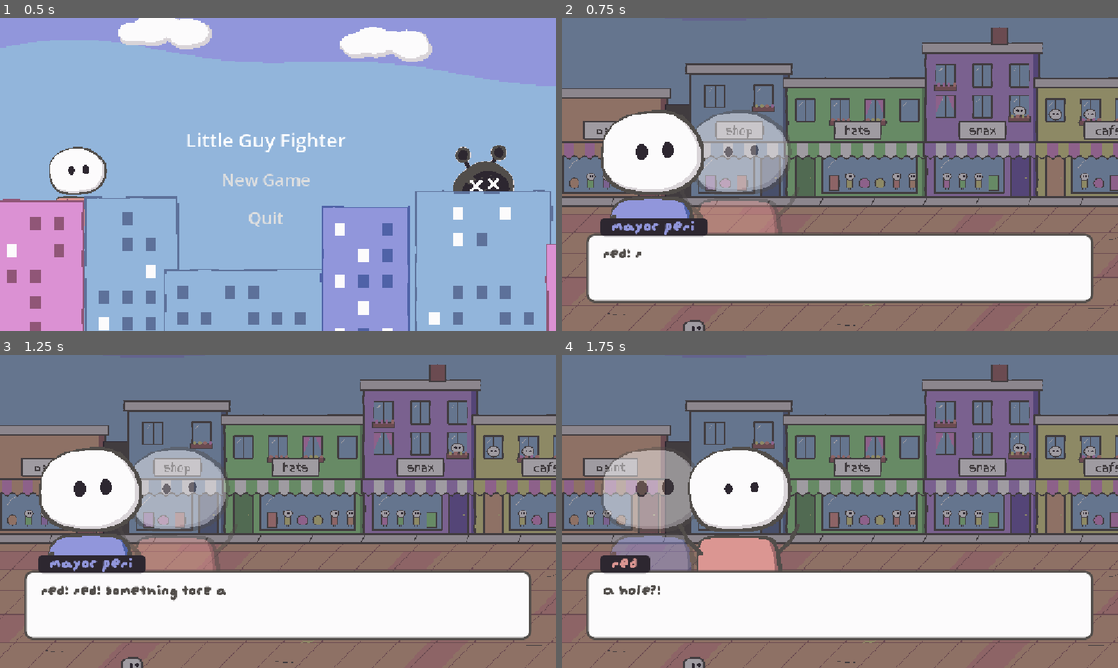
Above: before the commit, frames 1-4 (two rows, left to right).
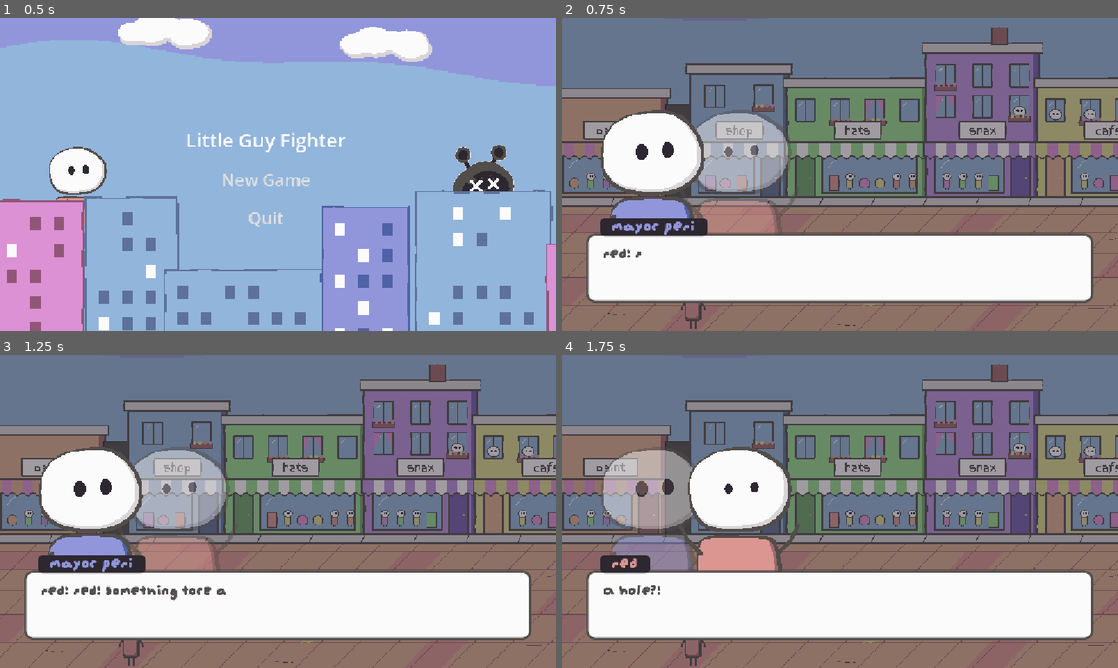
Above: after the commit, the same moments.

Repository: mitchglitchisdabestg/Little-guy-fighter
Game: Godot game, scene res://Scenes/UI/main_menu.tscn
Two runs of this game, one before a commit and one after it. Both use one fixed random seed, a clock stepped at 60 frames per second and the inputs below.
Inputs (mouse positions are in pixels of both pictures, inside the frame that each line leads up to):
- Up to frame 1 (0.5 s): no input
- Up to frame 2 (0.75 s): click "New Game" at 0.5 s
- Up to frame 3 (1.25 s): no input
- Up to frame 4 (1.75 s): tap Enter (ui_accept) at 1.25 s; move the mouse to (812, 574) at 1.27 s; hold W (Up) from 1.28 s (still down); click (812, 574) at 1.35 s; tap Space (Jump) at 1.52 s

Frame 1 is identical in both runs. In frame 2, 0.2% of the frame differs, in the area x 21-72%, y 49-100%; in frame 3, 0.2%; in frame 4, 0.2%.

Commit message:
dialogue chat box placement change

Diff:
--- a/little-guy-st/Scripts/dialogue.gd
+++ b/little-guy-st/Scripts/dialogue.gd
@@ -29,10 +29,7 @@
 	lines = data["scenes"][scene_name]
 	make_box()
 	show_line()
-	await get_tree().process_frame
-	var cam = get_viewport().get_camera_2d()
-	if cam:
-		cam.reset_smoothing()
+	await get_tree().create_timer(0.1).timeout
 	get_tree().paused = true
 
 func _process(delta):
